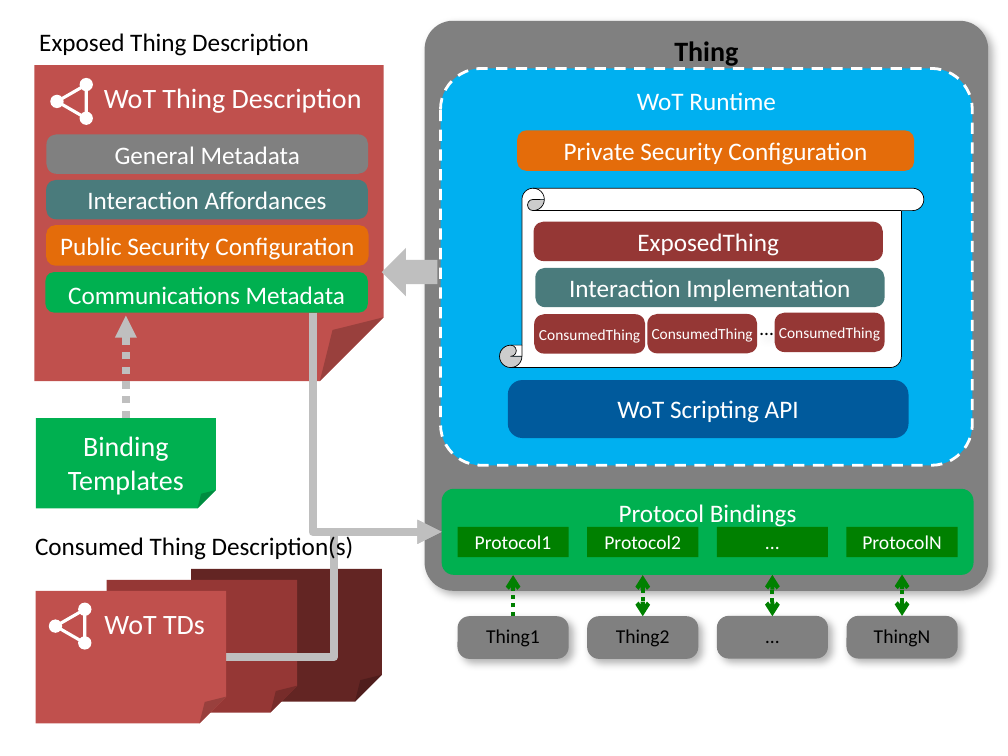
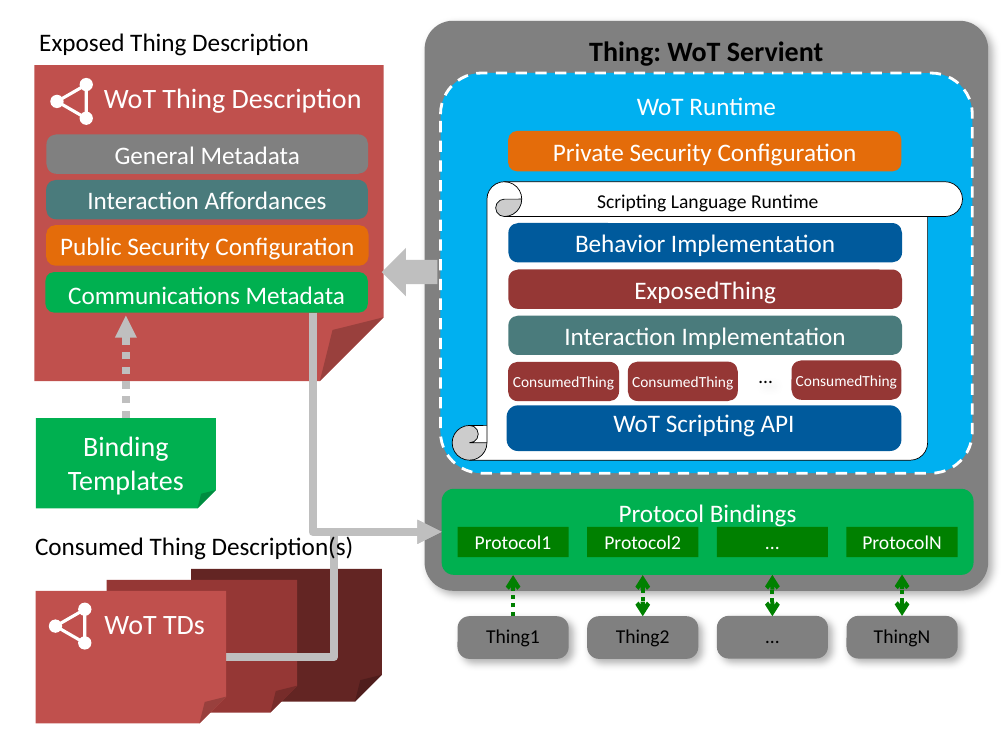
Before and after one commit to w3c/wot-architecture, a slide deck: slide 4 of images/wot-architecture-figures-new.pptx (slide 5 before the commit). Drawn at 1008x756 pixels with LibreOffice and Linux fonts; fonts in the diff are those of the drawing. Boxes give left, top, right and bottom in pixels: in the first picture for what was removed or moved away, otherwise in the second. Text is boxed around its words. In the diff, an @@ line names an element or a change of style, - is before the commit and + after.

Commit message:
New building blocks/servient figures
A new set of figures for wot building blocks/servient implementation sections.   Now with a new, more abstract "building blocks" figure that is an intermediate step between the abstract "architectural aspects" figures and three more specific thing "implementations".

```diff
--- a/images/wot-architecture-figures-new.pptx
+++ b/images/wot-architecture-figures-new.pptx
@@ text in rounded rectangle at (x1=589, y1=41, x2=823, y2=66): text changed @@
-Thing
+Thing: WoT Servient
@@ rounded rectangle "WoT Runtime" moved from (x1=440, y1=69, x2=973, y2=466) to (x1=440, y1=73, x2=973, y2=473) @@
@@ rounded rectangle "Private Security Configuration" resized from (x1=517, y1=130, x2=914, y2=170) to (x1=508, y1=131, x2=901, y2=171) @@
@@ vertical scroll "Scripting Language Runtime" resized from (x1=500, y1=188, x2=924, y2=368) to (x1=453, y1=181, x2=963, y2=460) @@
@@ text added at (x1=597, y1=194, x2=818, y2=212), 14 pt, text #000000 @@
+Scripting Language Runtime
@@ rounded rectangle added at (x1=508, y1=223, x2=902, y2=262), fill #005A9C, 18 pt, text #FFFFFF @@
+Behavior Implementation
@@ text in vertical scroll at (x1=565, y1=234, x2=757, y2=253): text added @@
+Scripting Language Runtime
@@ rounded rectangle "ExposedThing" resized from (x1=533, y1=222, x2=882, y2=261) to (x1=508, y1=269, x2=902, y2=308) @@
@@ rounded rectangle "Interaction Implementation" resized from (x1=535, y1=268, x2=884, y2=307) to (x1=508, y1=316, x2=902, y2=355) @@
@@ text "…" moved from (x1=748, y1=308, x2=786, y2=351) to (x1=747, y1=356, x2=785, y2=398) @@
@@ rounded rectangle "ConsumedThing" moved from (x1=534, y1=314, x2=645, y2=354) to (x1=508, y1=362, x2=619, y2=401) @@
@@ rounded rectangle "ConsumedThing" moved from (x1=647, y1=314, x2=757, y2=354) to (x1=628, y1=362, x2=738, y2=401) @@
@@ rounded rectangle "ConsumedThing" moved from (x1=775, y1=312, x2=885, y2=352) to (x1=791, y1=361, x2=901, y2=400) @@
@@ rounded rectangle "WoT Scripting API" resized from (x1=508, y1=380, x2=909, y2=438) to (x1=507, y1=405, x2=902, y2=451) @@
```
Also in this commit, not shown: 3 other slides changed, 3 slides removed, 4 other files.
